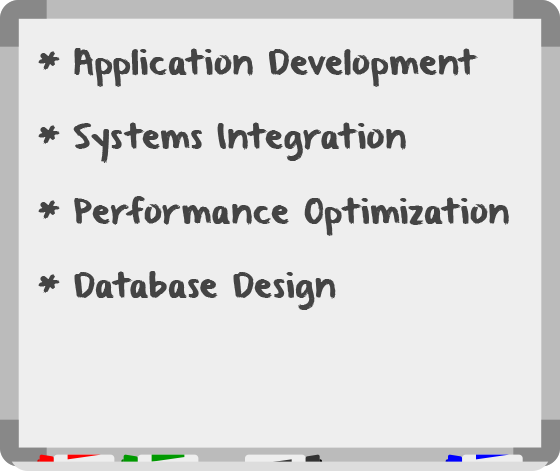
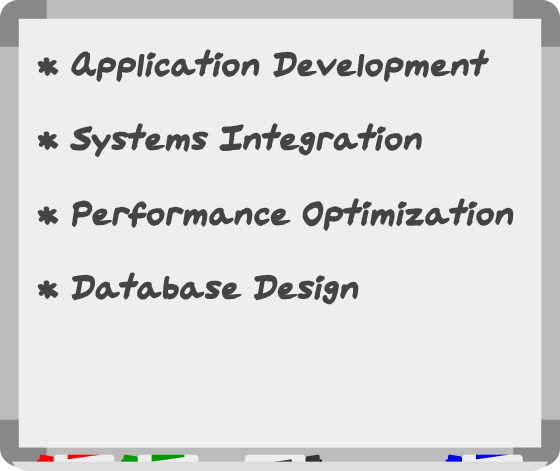
Two versions of the same layered image (560×471). Layer-by-layer changes:
painted on "Layer 1" over [left=37, top=48, right=514, bottom=310]
